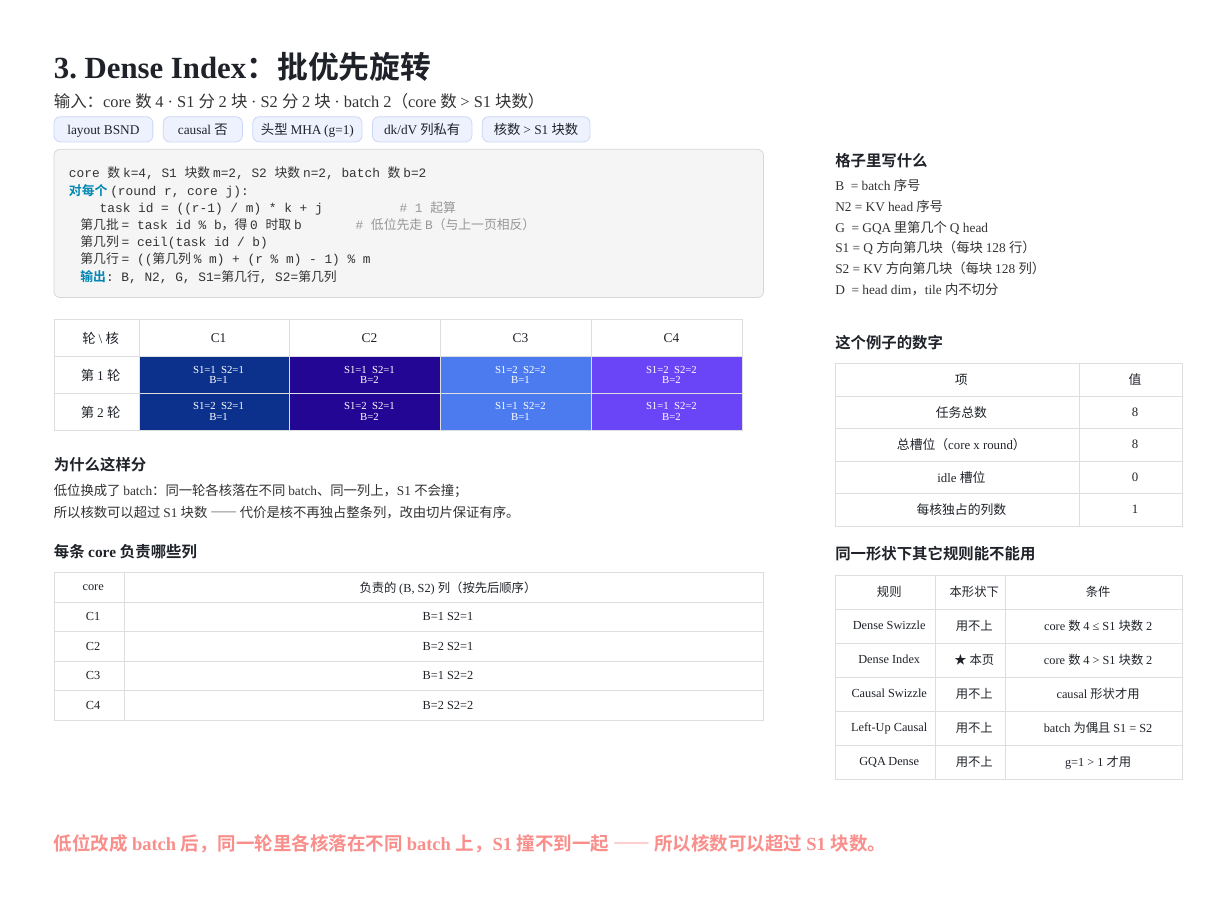
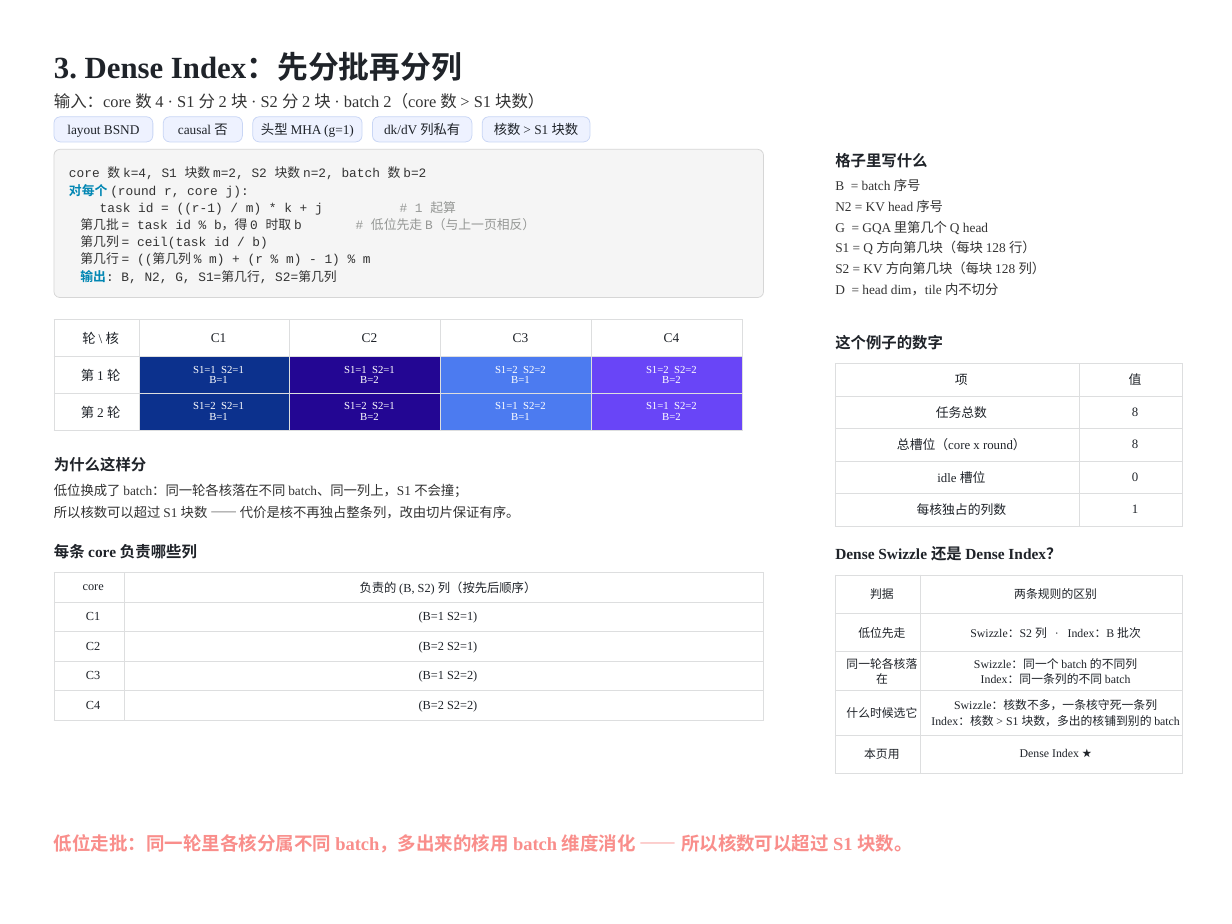
Before and after one commit to guomc9/SeeTen, a slide deck: slide 5 of cases/flash-attention-det-accum/out/v4-index-schedules.pptx. Drawn at 1232x924 pixels with LibreOffice and Linux fonts; fonts in the diff are those of the drawing. Boxes give left, top, right and bottom in pixels: in the first picture for what was removed or moved away, otherwise in the second. Text is boxed around its words. In the diff, an @@ line names an element or a change of style, - is before the commit and + after.

Commit message:
Explain the fold's virtual columns and how the two dense rules differ
- new page 4a: what a virtual row/column is - two real triangles fold into
  one rectangle, a table listing which real cells each virtual column is
  made of (with the batch count and buffer count), and a plain-vs-virtual
  comparison; the fold grid now shows the full real coordinate of each cell
  so the row/column flip is visible
- Dense Swizzle vs Dense Index: a selection table on both dense pages
  contrasting which axis the low task-id digit walks, where the cores land
  in one round, and when each rule is the right pick
- axis_grid: axis headers accept a `{v}` template (`虚拟列{v}`) and a
  head_size, so non-S1/S2 coordinate systems are labelled correctly
- cells holding several coordinates are bracketed ((B=1 S2=2) (B=2 S2=1))
- wording: drop "色相" and "旋转" in favour of plain descriptions
  (颜色 = batch / 颜色深浅 = 第几条 KV 列; 列内逐行走 S1; 先分批再分列)

```diff
--- a/cases/flash-attention-det-accum/out/v4-index-schedules.pptx
+++ b/cases/flash-attention-det-accum/out/v4-index-schedules.pptx
@@ text at <box>54,54,462,81</box>: text changed @@
-3. Dense Index：批优先旋转
+3. Dense Index：先分批再分列
@@ text at <box>835,546,1061,560</box>: text changed; font Noto Sans CJK SC to Times New Roman @@
-同一形状下其它规则能不能用
+Dense Swizzle 还是 Dense Index？
@@ table at <box>54,573,763,721</box> @@
-row 2, column 2: B=1 S2=1
+row 2, column 2: (B=1 S2=1)
-row 3, column 2: B=2 S2=1
+row 3, column 2: (B=2 S2=1)
-row 4, column 2: B=1 S2=2
+row 4, column 2: (B=1 S2=2)
-row 5, column 2: B=2 S2=2
+row 5, column 2: (B=2 S2=2)
@@ table at <box>835,575,1182,767</box> @@
-规则 | 本形状下 | 条件
-Dense Swizzle | 用不上 | core 数 4 ≤ S1 块数 2
-Dense Index | ★ 本页 | core 数 4 > S1 块数 2
-Causal Swizzle | 用不上 | causal 形状才用
-Left-Up Causal | 用不上 | batch 为偶且 S1 = S2
-GQA Dense | 用不上 | g=1 > 1 才用
+判据 | 两条规则的区别
+低位先走 | Swizzle：S2 列 · Index：B 批次
+同一轮各核落在 | Swizzle：同一个 batch 的不同列 / Index：同一条列的不同 batch
+什么时候选它 | Swizzle：核数不多，一条核守死一条列 / Index：核数 > S1 块数，多出的核铺到别的 batch
+本页用 | Dense Index ★
@@ text at <box>54,834,912,852</box>: text changed @@
-低位改成 batch 后，同一轮里各核落在不同 batch 上，S1 撞不到一起 —— 所以核数可以超过 S1 块数。
+低位走批：同一轮里各核分属不同 batch，多出来的核用 batch 维度消化 —— 所以核数可以超过 S1 块数。
```
Also in this commit, not shown: 15 other slides changed, 1 slide added, 8 other files.
